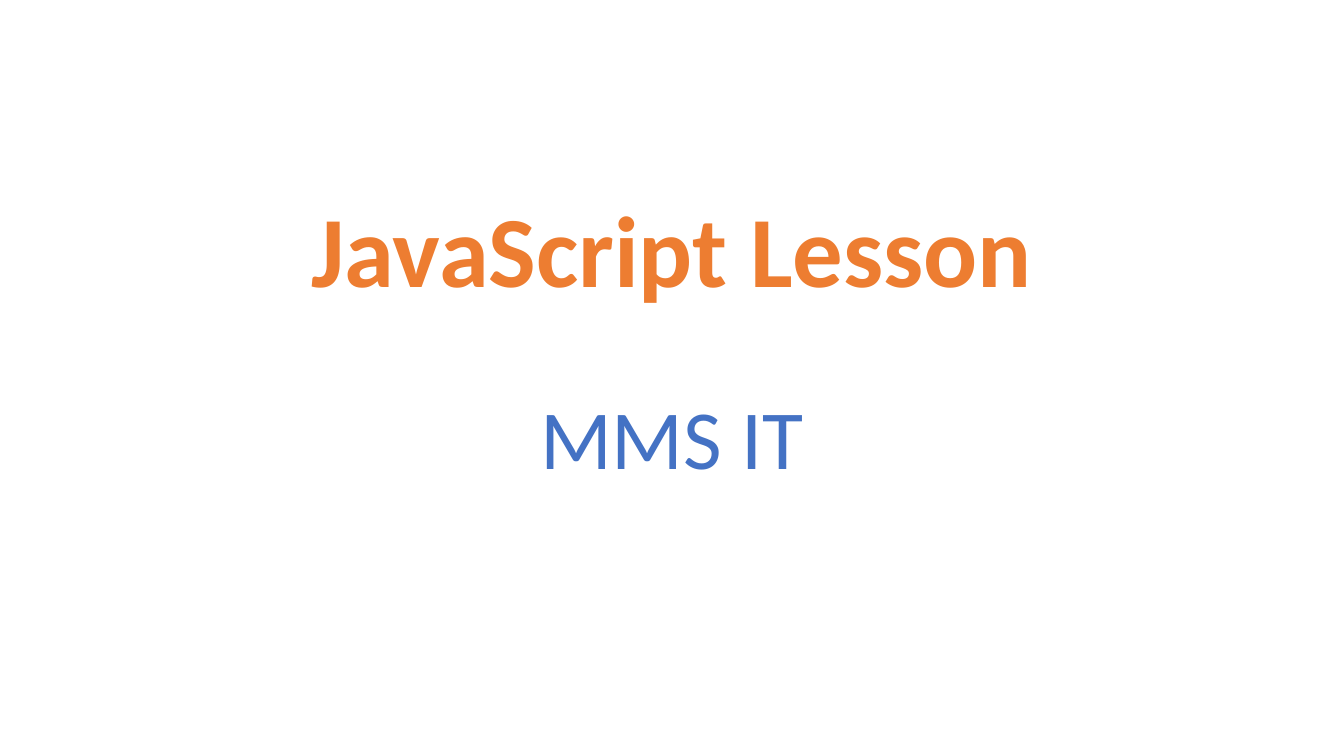
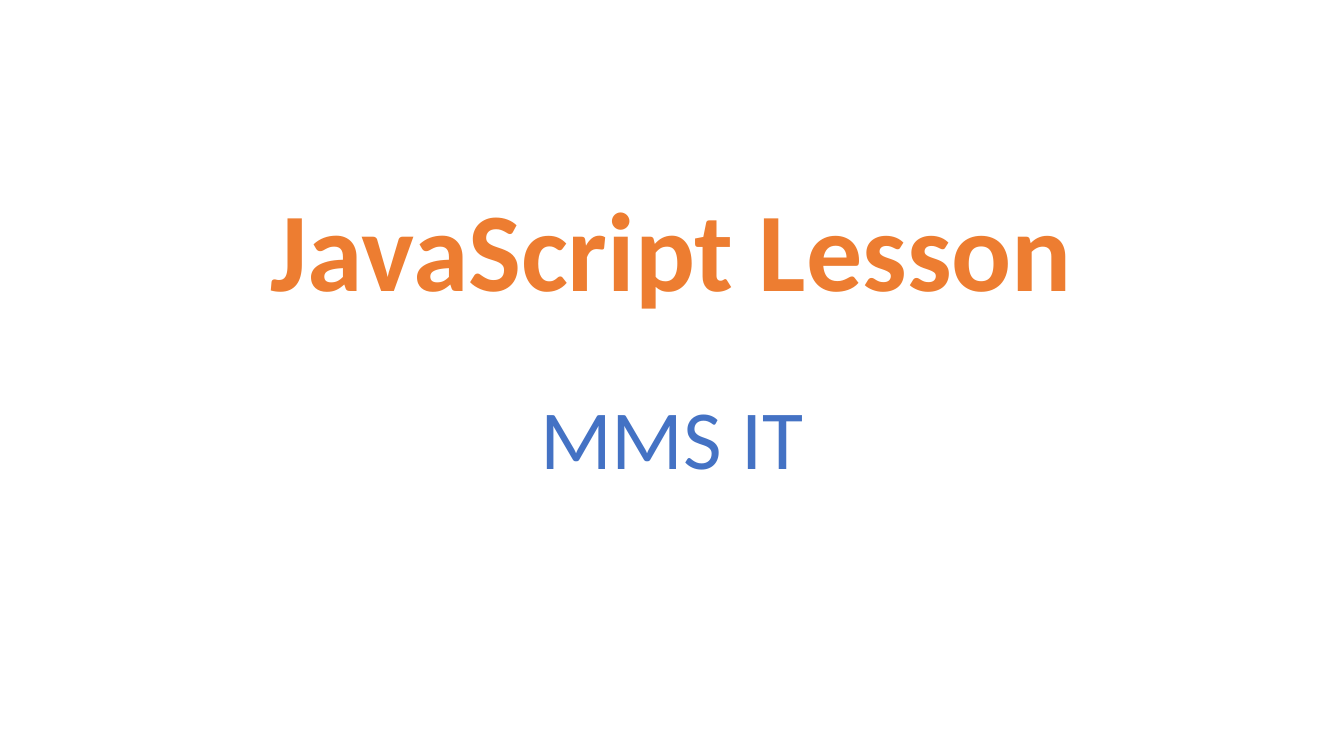
Before and after one commit to yellhtetaung/mmsitbwd4, a slide deck: slide 1 of JavaScript.pptx. Drawn at 1344x756 pixels with LibreOffice and Linux fonts; fonts in the diff are those of the drawing. Boxes give left, top, right and bottom in pixels: in the first picture for what was removed or moved away, otherwise in the second. Text is boxed around its words. In the diff, an @@ line names an element or a change of style, - is before the commit and + after.

```diff
--- a/JavaScript.pptx
+++ b/JavaScript.pptx
@@ title "JavaScript Lesson" at bbox=[271, 212, 1072, 309]: size 72 to 80 pt @@
```
Also in this commit, not shown: 8 other slides changed, 1 slide added, 1 other file.
